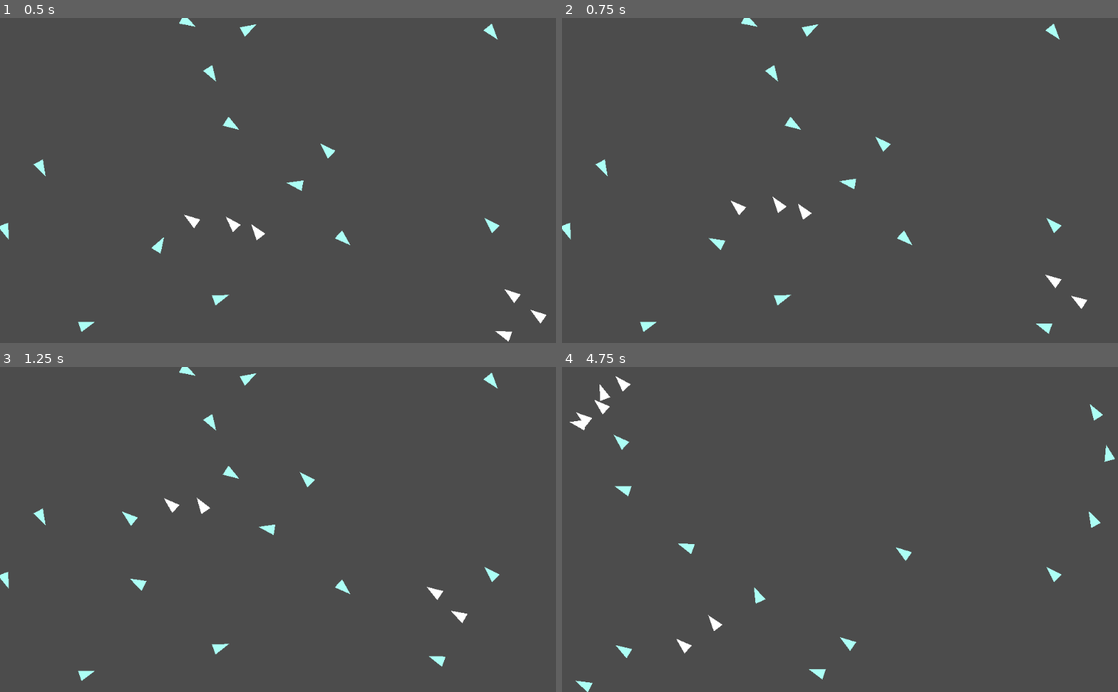
Above: before the commit, frames 1-4 (two rows, left to right).
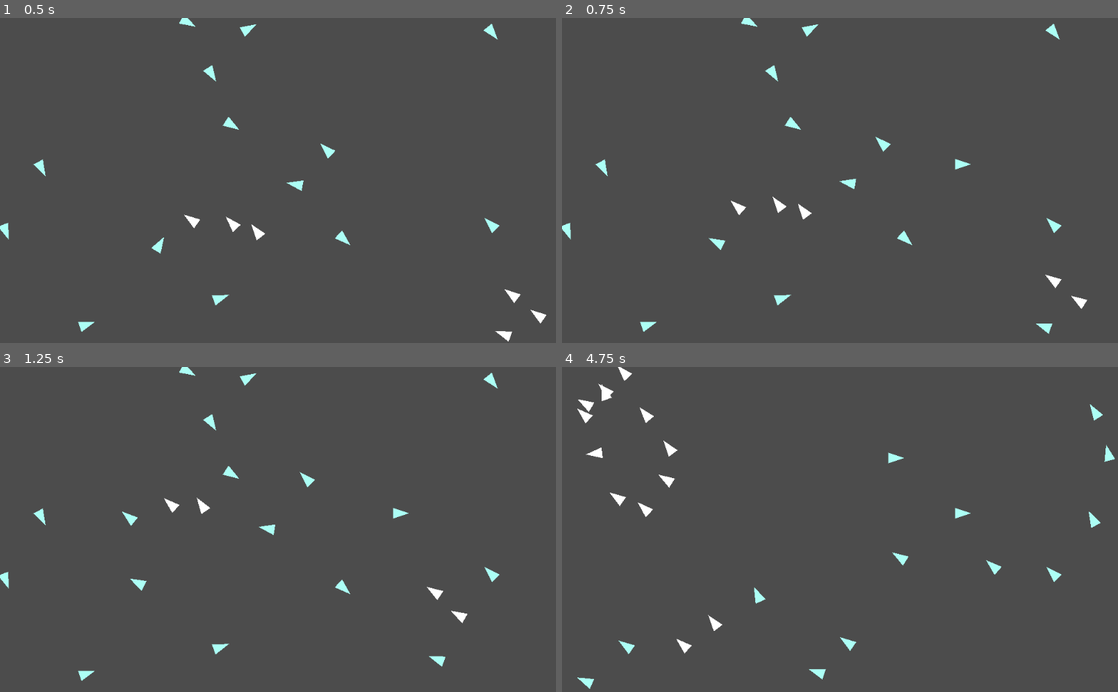
Above: after the commit, the same moments.

Repository: yosuanicolaus/Autonomous-Agents
Game: Godot game, scene res://practice/practice.tscn
Two runs of this game, one before a commit and one after it. Both use one fixed random seed, a clock stepped at 60 frames per second and the inputs below. The engine's default icon, where the game draws it, is replaced by a stand-in: a white triangle on a blue panel in a dark square.
Inputs (mouse positions are in pixels of both pictures, inside the frame that each line leads up to):
- Up to frame 1 (0.5 s): no input
- Up to frame 2 (0.75 s): move the mouse to (962, 164) at 0.52 s; click (962, 164) at 0.67 s
- Up to frame 3 (1.25 s): no input
- Up to frame 4 (4.75 s): move the mouse to (728, 545) at 1.27 s; click (728, 545) at 1.42 s; move the mouse to (895, 458) at 2.02 s; click (895, 458) at 2.17 s; move the mouse to (812, 594) at 2.77 s; click (812, 594) at 2.92 s; move the mouse to (1006, 578) at 3.52 s; click (1006, 578) at 3.67 s; move the mouse to (673, 480) at 4.27 s; click (673, 480) at 4.42 s

Frame 1 is identical in both runs. In frame 2, less than 0.1% of the frame differs, in the area x 70-74%, y 43-47%; in frame 3, less than 0.1%; in frame 4, 1.3%, in the area x 1-79%, y 0-100%.

Commit message:
practice separation behaviour

Diff:
--- /dev/null
+++ b/practice/ball.tscn
@@ -0,0 +1,14 @@
+[gd_scene load_steps=3 format=2]
+
+[ext_resource path="res://practice/separate_ball.gd" type="Script" id=1]
+
+[sub_resource type="SphereMesh" id=1]
+radius = 10.0
+height = 20.0
+
+[node name="Ball" type="Node2D" groups=["balls"]]
+position = Vector2( 0, 1 )
+script = ExtResource( 1 )
+
+[node name="MeshInstance2D" type="MeshInstance2D" parent="."]
+mesh = SubResource( 1 )
--- a/practice/instancer.gd
+++ b/practice/instancer.gd
@@ -15,3 +15,11 @@
 		obj.position = Vector2(x, y)
 		obj.rotation_degrees = randf() * 360
 		add_child(obj)
+
+
+func _input(event):
+	if event is InputEventMouseButton:
+		if event.button_index == BUTTON_LEFT and event.pressed:
+			var obj = object.instance()
+			obj.position = event.position
+			add_child(obj)
--- /dev/null
+++ b/practice/separate_ball.gd
@@ -0,0 +1,36 @@
+extends Node2D
+
+export var desired_separation = 40
+export var max_speed = 100
+export var max_force = 20
+
+var velocity = Vector2.ZERO
+var acceleration = Vector2.ZERO
+
+
+func _process(delta):
+	var sum = Vector2()
+	var count = 0
+
+	for ball in get_tree().get_nodes_in_group("balls"):
+		var d = position.distance_to(ball.position)
+		if d > 0 and d < desired_separation:
+			var diff = position - ball.position
+			diff = diff.normalized()
+			diff /= d
+			sum += diff
+			count += 1
+
+	if count > 0:
+		sum /= count
+		sum = sum.normalized()
+		sum *= max_speed
+
+		var steer = sum - velocity
+		steer = steer.clamped(max_force)
+		acceleration += steer
+
+	velocity += acceleration
+	velocity = velocity.clamped(max_speed)
+	position += velocity * delta
+	acceleration = Vector2.ZERO
--- /dev/null
+++ b/practice/separate_test.tscn
@@ -0,0 +1,9 @@
+[gd_scene load_steps=3 format=2]
+
+[ext_resource path="res://practice/instancer.gd" type="Script" id=1]
+[ext_resource path="res://practice/ball.tscn" type="PackedScene" id=2]
+
+[node name="SeparateTest" type="Node2D"]
+script = ExtResource( 1 )
+object = ExtResource( 2 )
+count = 30
